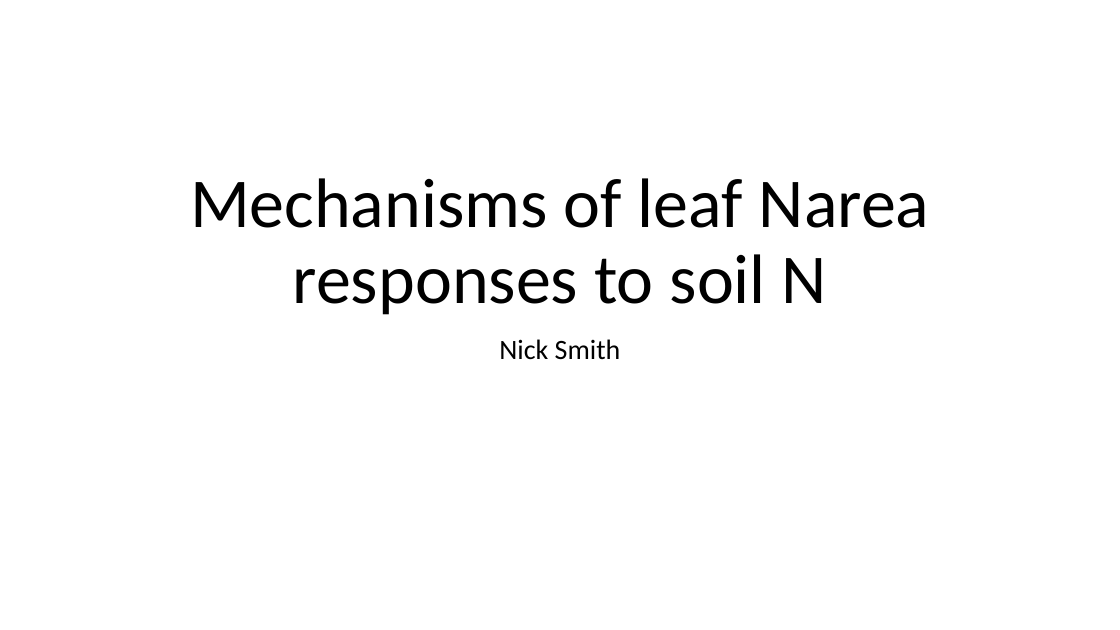
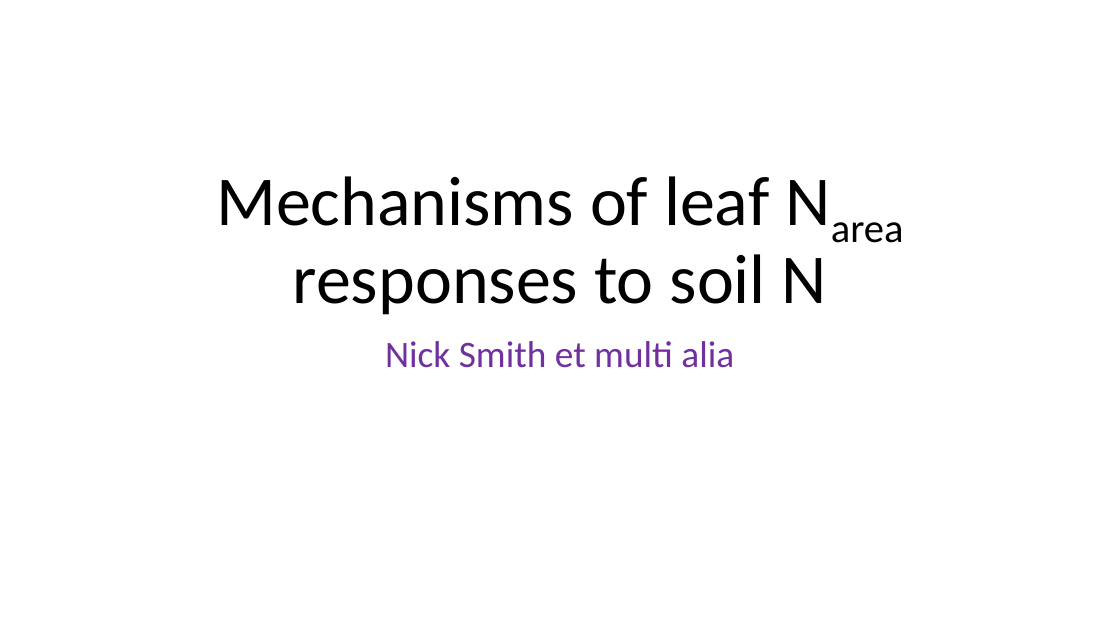
Before and after one commit to efwaring/NutNetPhys, a slide deck: slide 1 of presentations/nutnet_narea.pptx. Drawn at 1120x630 pixels with LibreOffice and Linux fonts; fonts in the diff are those of the drawing. Boxes give left, top, right and bottom in pixels: in the first picture for what was removed or moved away, otherwise in the second. Text is boxed around its words. In the diff, an @@ line names an element or a change of style, - is before the commit and + after.

```diff
--- a/presentations/nutnet_narea.pptx
+++ b/presentations/nutnet_narea.pptx
@@ title "Mechanisms of leaf Narea responses ..." at (216, 176, 827, 315): now subscript in "Narea" @@
@@ subtitle at (385, 341, 734, 368): text changed; size 24 to 32 pt; text colour #000000 to #7030A0 @@
-Nick Smith
+Nick Smith et multi alia
```
Also in this commit, not shown: 8 other slides changed, 7 slides added, 13 other files.
